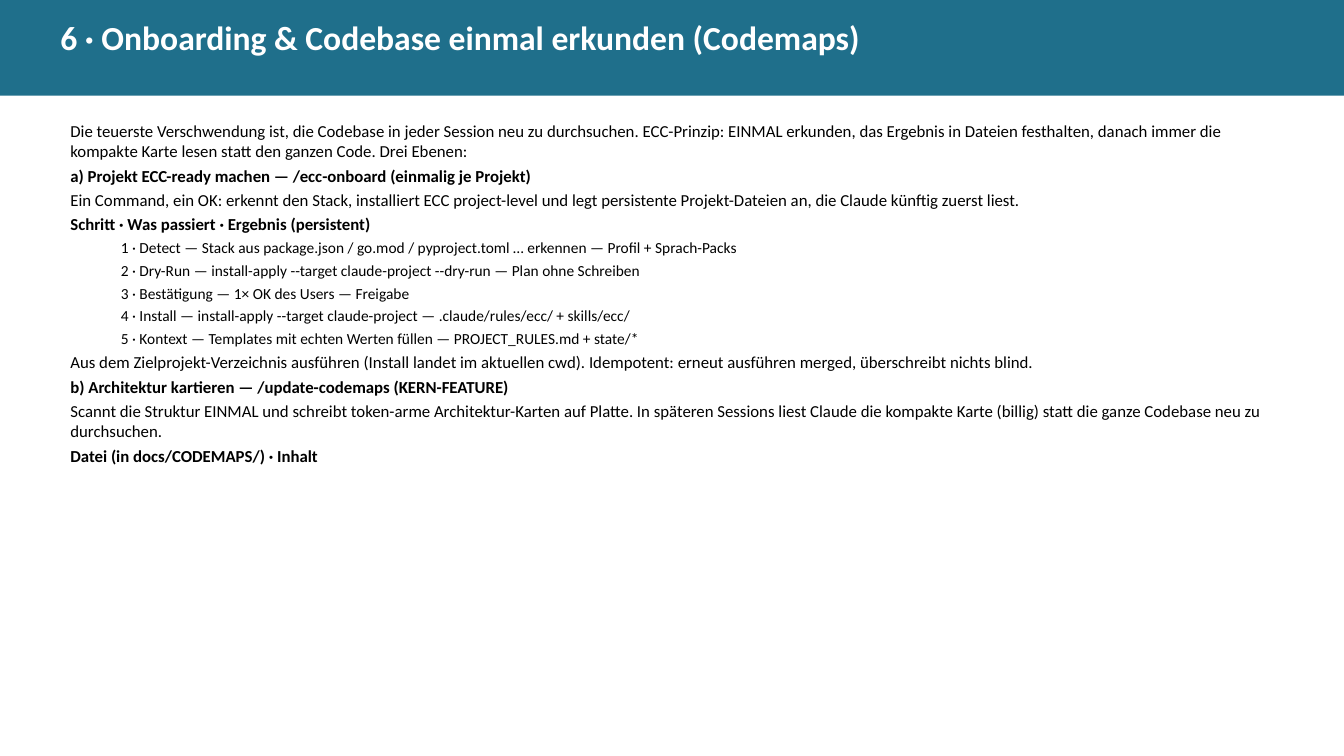
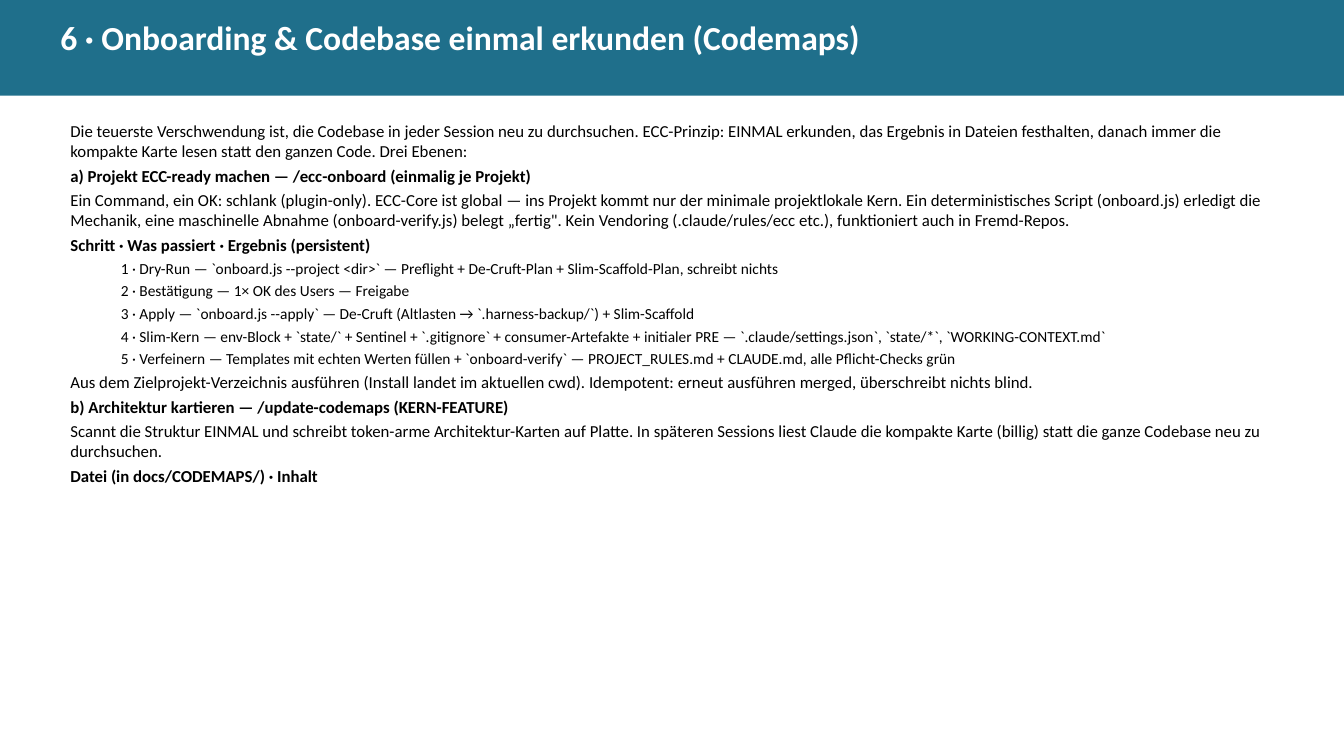
Before and after one commit to Paulee8155/Claude-Code-BestPractice, a slide deck: slide 7 of docs/ECC-Harness-Guide.de.pptx. Drawn at 1344x756 pixels with LibreOffice and Linux fonts; fonts in the diff are those of the drawing. Boxes give left, top, right and bottom in pixels: in the first picture for what was removed or moved away, otherwise in the second. Text is boxed around its words. In the diff, an @@ line names an element or a change of style, - is before the commit and + after.

```diff
--- a/docs/ECC-Harness-Guide.de.pptx
+++ b/docs/ECC-Harness-Guide.de.pptx
@@ text at <box>70,194,1261,229</box>: text changed @@
-Ein Command, ein OK: erkennt den Stack, installiert ECC project-level und legt persistente Projekt-Dateien an, die Claude künftig zuerst liest.
+Ein Command, ein OK: schlank (plugin-only). ECC-Core ist global — ins Projekt kommt nur der minimale projektlokale Kern. Ein deterministisches Script (onboard.js) erledigt die Mechanik, eine maschinelle Abnahme (onboard-verify.js) belegt „fertig". Kein Vendoring (.claude/rules/ecc etc.), funktioniert auch in Fremd-Repos.
@@ text at <box>121,263,1105,367</box>: text changed @@
-  1 · Detect — Stack aus package.json / go.mod / pyproject.toml … erkennen — Profil + Sprach-Packs
-  2 · Dry-Run — install-apply --target claude-project --dry-run — Plan ohne Schreiben
-  3 · Bestätigung — 1× OK des Users — Freigabe
-  4 · Install — install-apply --target claude-project — .claude/rules/ecc/ + skills/ecc/
-  5 · Kontext — Templates mit echten Werten füllen — PROJECT_RULES.md + state/*
+  1 · Dry-Run — `onboard.js --project <dir>` — Preflight + De-Cruft-Plan + Slim-Scaffold-Plan, schreibt nichts
+  2 · Bestätigung — 1× OK des Users — Freigabe
+  3 · Apply — `onboard.js --apply` — De-Cruft (Altlasten → `.harness-backup/`) + Slim-Scaffold
+  4 · Slim-Kern — env-Block + `state/` + Sentinel + `.gitignore` + consumer-Artefakte + initialer PRE — `.claude/settings.json`, `state/*`, `WORKING-CONTEXT.md`
+  5 · Verfeinern — Templates mit echten Werten füllen + `onboard-verify` — PROJECT_RULES.md + CLAUDE.md, alle Pflicht-Checks grün
```
Also in this commit, not shown: 22 other slides changed, 18 other files.
